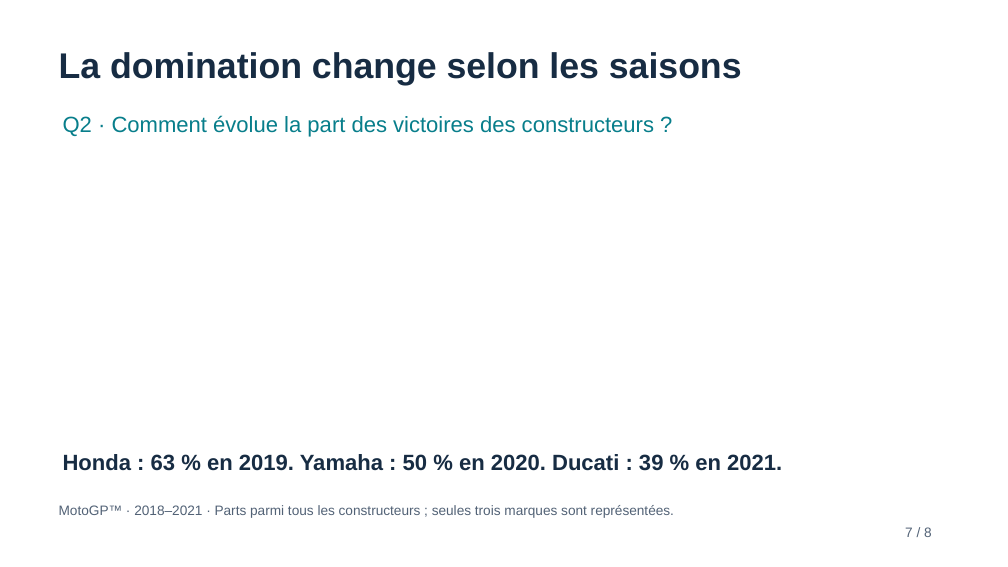
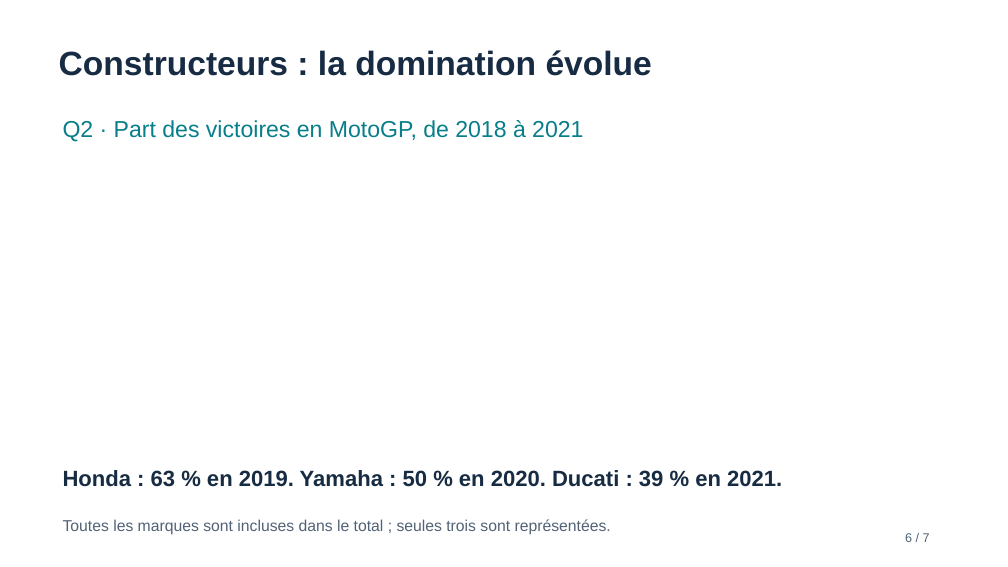
Before and after one commit to Matchab78/motogp, a slide deck: slide 6 of motogp/docs/Presentation_MotoGP.pptx (slide 7 before the commit). Drawn at 1008x567 pixels with LibreOffice and Linux fonts; fonts in the diff are those of the drawing. Boxes give left, top, right and bottom in pixels: in the first picture for what was removed or moved away, otherwise in the second. Text is boxed around its words. In the diff, an @@ line names an element or a change of style, - is before the commit and + after.

```diff
--- a/motogp/docs/Presentation_MotoGP.pptx
+++ b/motogp/docs/Presentation_MotoGP.pptx
@@ text at bbox=[59, 50, 652, 76]: text changed; size 34 to 32 pt @@
-La domination change selon les saisons
+Constructeurs : la domination évolue
@@ text at bbox=[63, 120, 583, 142]: text changed; size 21 to 22 pt @@
-Q2 · Comment évolue la part des victoires des constructeurs ?
+Q2 · Part des victoires en MotoGP, de 2018 à 2021
@@ text "Honda : 63 % en ...": place and size @@
-text "Honda : 63 % en ..." at bbox=[63, 454, 782, 471]
+text "Honda : 63 % en ..." at bbox=[63, 470, 782, 487]
@@ text at bbox=[63, 519, 611, 535]: text changed; size 13 to 15 pt @@
-MotoGP™ · 2018–2021 · Parts parmi tous les constructeurs ; seules trois marques sont représentées.
+Toutes les marques sont incluses dans le total ; seules trois sont représentées.
@@ text at bbox=[905, 533, 930, 542]: text changed; size 13 to 12 pt @@
-7 / 8
+6 / 7
```
Also in this commit, not shown: 6 slides added, 7 slides removed, 24 other files.
